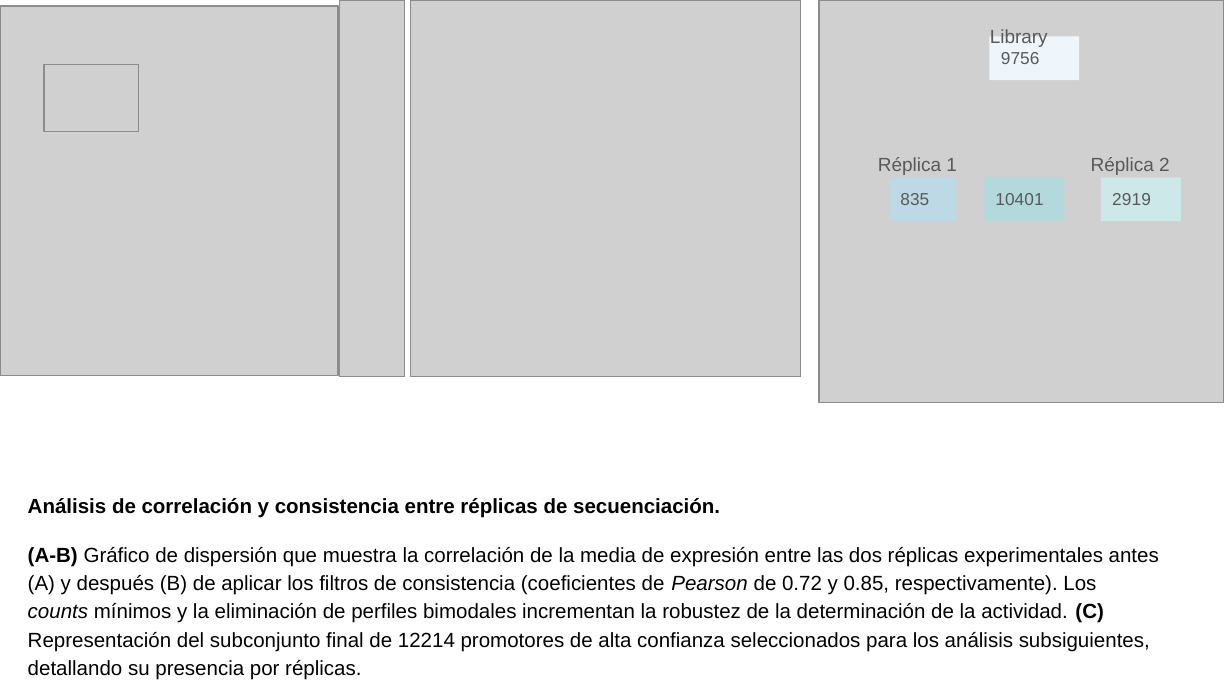
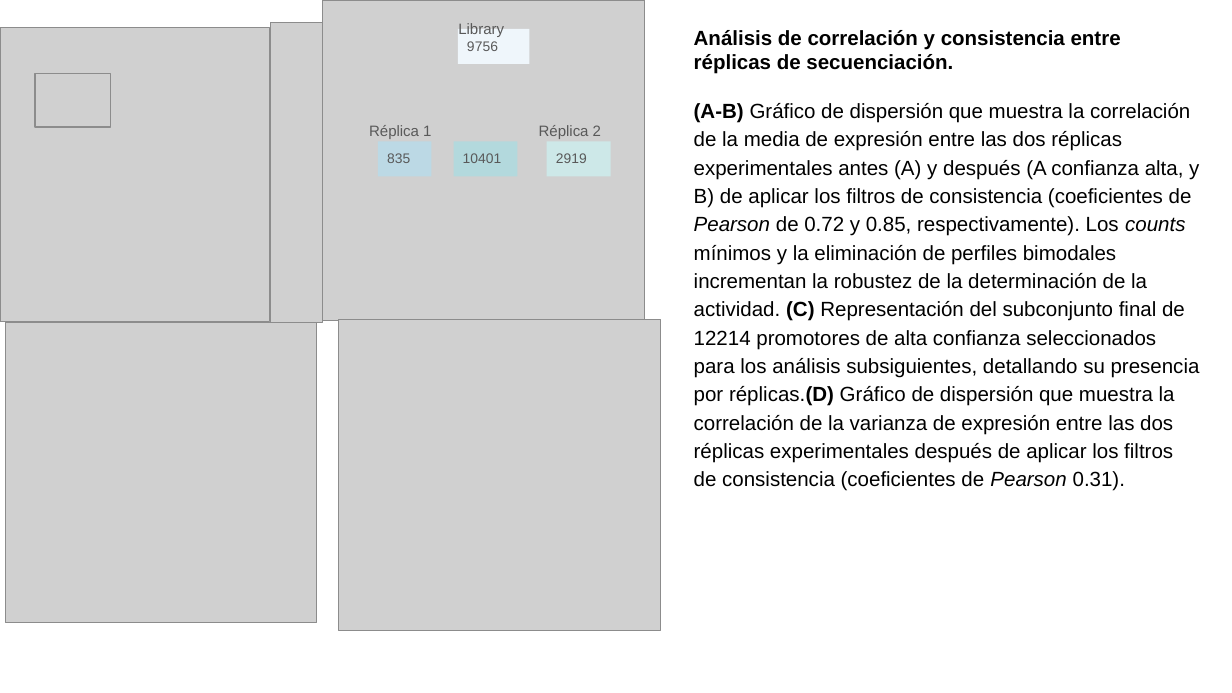
Before and after one commit to martin-iungman/TesisDoc, a slide deck: slide 7 of docs/Fig R1.pptx (slide 5 before the commit). Drawn at 1232x693 pixels with LibreOffice and Linux fonts; fonts in the diff are those of the drawing; grey boxes stand for pictures. Boxes give left, top, right and bottom in pixels: in the first picture for what was removed or moved away, otherwise in the second. Text is boxed around its words. In the diff, an @@ line names an element or a change of style, - is before the commit and + after.

```diff
--- a/docs/Fig R1.pptx
+++ b/docs/Fig R1.pptx
@@ picture: place and size @@
-picture at [0,6,338,376]
+picture at [0,27,270,322]
@@ picture: place and size @@
-picture at [339,0,404,377]
+picture at [270,22,322,323]
@@ picture: place and size @@
-picture at [819,0,1223,403]
+picture at [323,0,646,320]
@@ text "Library": place and size @@
-text "Library" at [990,29,1048,47]
+text "Library" at [458,23,504,38]
@@ text "Análisis de correlación y consistencia ...": place and size @@
-text "Análisis de correlación y consistencia ..." at [28,498,1159,680]
+text "Análisis de correlación y consistencia ..." at [694,30,1200,491]
@@ rectangle "9756": place and size @@
-rectangle "9756" at [989,36,1079,80]
+rectangle "9756" at [458,30,530,64]
@@ picture: place and size @@
-picture at [44,64,139,131]
+picture at [34,74,110,127]
@@ text "Réplica 1": place and size @@
-text "Réplica 1" at [878,157,957,175]
+text "Réplica 1" at [369,125,431,139]
@@ size 11.1 to 8.8 pt in 3 elements at [458,23,504,38], [369,125,431,139], [539,125,601,139] @@
@@ text "Réplica 2": place and size @@
-text "Réplica 2" at [1091,157,1170,175]
+text "Réplica 2" at [539,125,601,139]
@@ text at [694,103,1200,491]: text changed @@
-(A-B) Gráfico de dispersión que muestra la correlación de la media de expresión entre las dos réplicas experimentales antes (A) y después (B) de aplicar los filtros de consistencia (coeficientes de Pearson de 0.72 y 0.85, respectivamente). Los counts mínimos y la eliminación de perfiles bimodales incrementan la robustez de la determinación de la actividad. (C) Representación del subconjunto final de 12214 promotores de alta confianza seleccionados para los análisis subsiguientes, detallando su presencia por réplicas.
+(A-B) Gráfico de dispersión que muestra la correlación de la media de expresión entre las dos réplicas experimentales antes (A) y después (A confianza alta, y B) de aplicar los filtros de consistencia (coeficientes de Pearson de 0.72 y 0.85, respectivamente). Los counts mínimos y la eliminación de perfiles bimodales incrementan la robustez de la determinación de la actividad. (C) Representación del subconjunto final de 12214 promotores de alta confianza seleccionados para los análisis subsiguientes, detallando su presencia por réplicas.(D) Gráfico de dispersión que muestra la correlación de la varianza de expresión entre las dos réplicas experimentales después de aplicar los filtros de consistencia (coeficientes de Pearson 0.31).
@@ rectangle "835": place and size @@
-rectangle "835" at [890,177,957,222]
+rectangle "835" at [378,142,431,176]
@@ rectangle "10401": place and size @@
-rectangle "10401" at [984,177,1064,222]
+rectangle "10401" at [453,142,517,176]
@@ size 10.1 to 8.1 pt in 4 elements at [458,30,530,64], [378,142,431,176], [453,142,517,176], [547,142,611,176] @@
@@ rectangle "2919": place and size @@
-rectangle "2919" at [1101,177,1181,222]
+rectangle "2919" at [547,142,611,176]
@@ picture: place and size @@
-picture at [410,0,801,377]
+picture at [5,323,317,623]
@@ picture added at [339,319,662,630] @@
```
Also in this commit, not shown: 1 other slide changed, 2 slides added, 3 other files.
